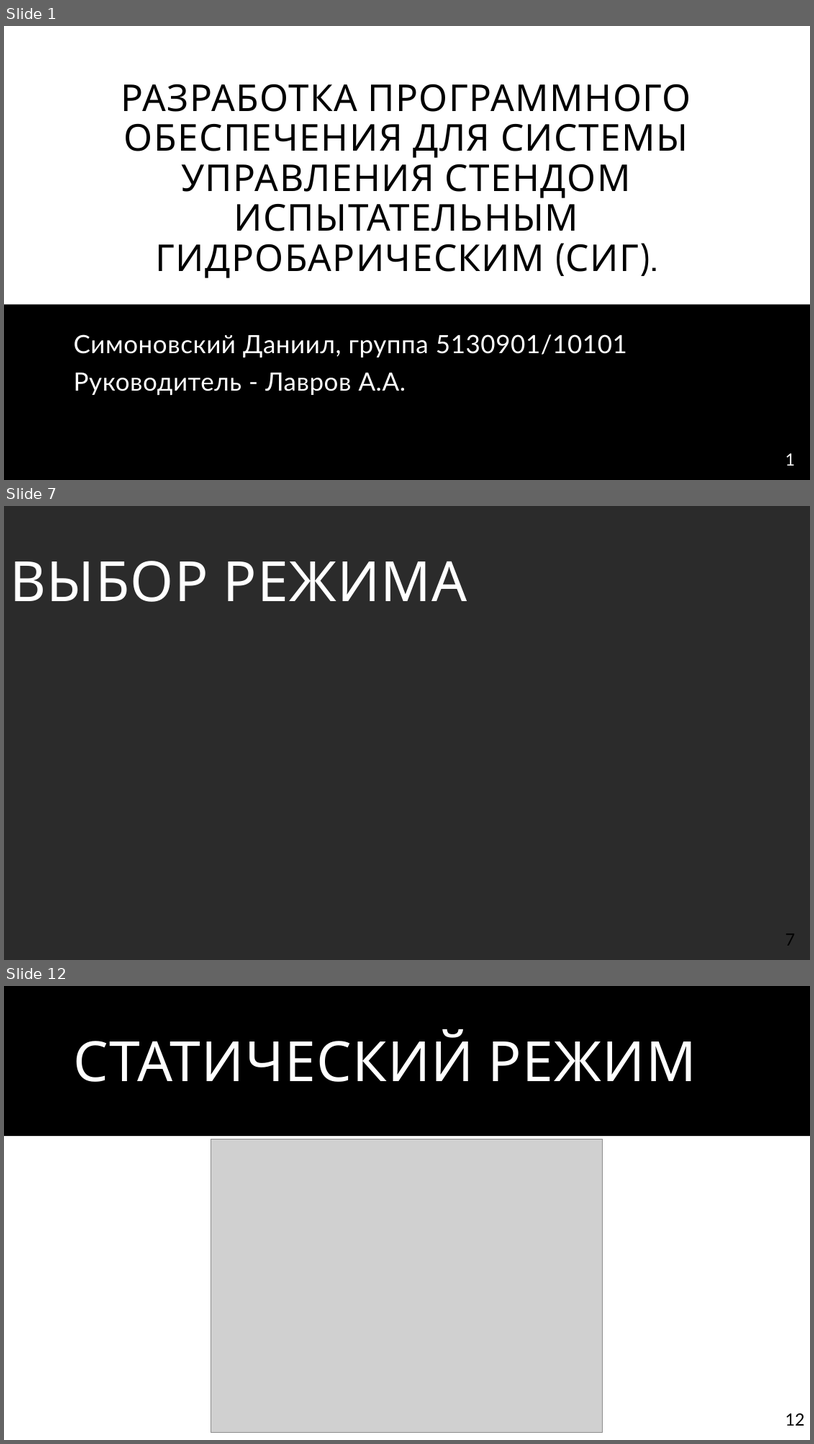
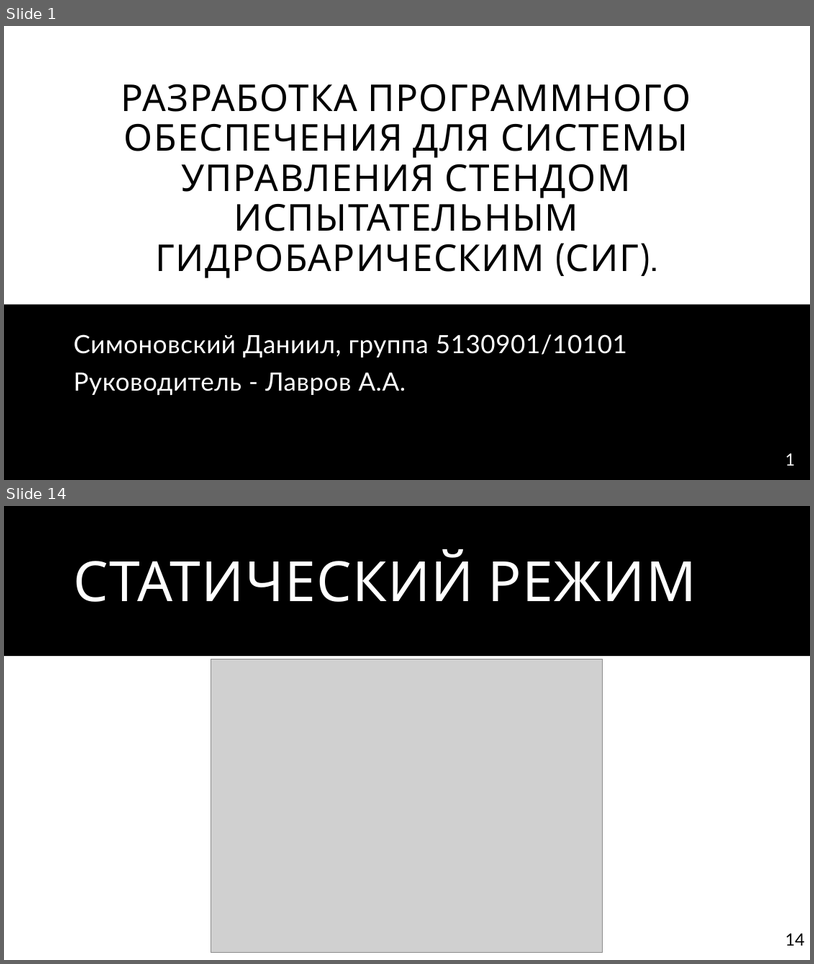
Before and after one commit to DafterT/FQW-SIG, a slide deck: Presentation/Защита СИГ.pptx. Shown one above the other, each under a label of ours: slides 1, 7 and 12 before the commit, slides 1 and 14 after it; the slides between them are not shown. The pictures are 814x1444 and 814x964 pixels, drawn with LibreOffice and Linux fonts; fonts in the diff are those of the drawing; grey boxes stand for pictures; background and template pictures are left out; a plain dark background stands for a picture behind light text. Boxes give left, top, right and bottom in pixels: in the first picture for what was removed or moved away, otherwise in the second. Text is boxed around its words. In the diff, an @@ line names an element or a change of style, - is before the commit and + after.

```diff
--- a/Presentation/Защита СИГ.pptx
+++ b/Presentation/Защита СИГ.pptx
@@ slide 7 removed at (4, 506, 810, 960), background picture (left out) @@
@@ title removed at (10, 561, 468, 602) @@
-ВЫБОР РЕЖИМА
@@ page number removed at (786, 934, 796, 945) @@
-7
@@ what was slide 12 is now slide 14 @@
@@ page number at (786, 933, 805, 945): text changed @@
-12
+14
```
Also in this commit, not shown: 4 slides changed, 9 slides added, 8 other slides removed, 19 other files.
